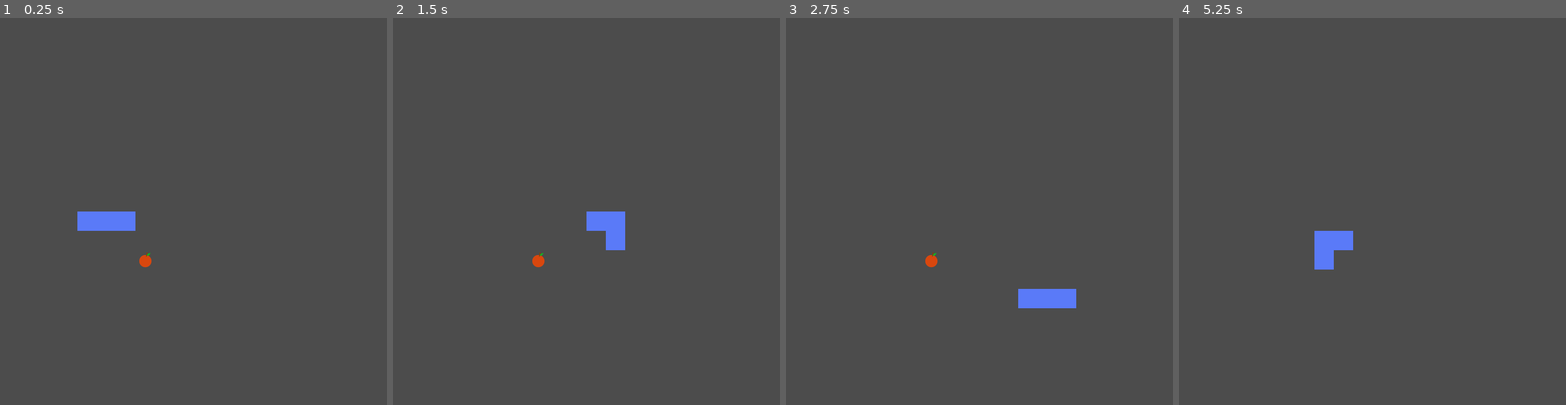
Above: before the commit, frames 1-4 (left to right).
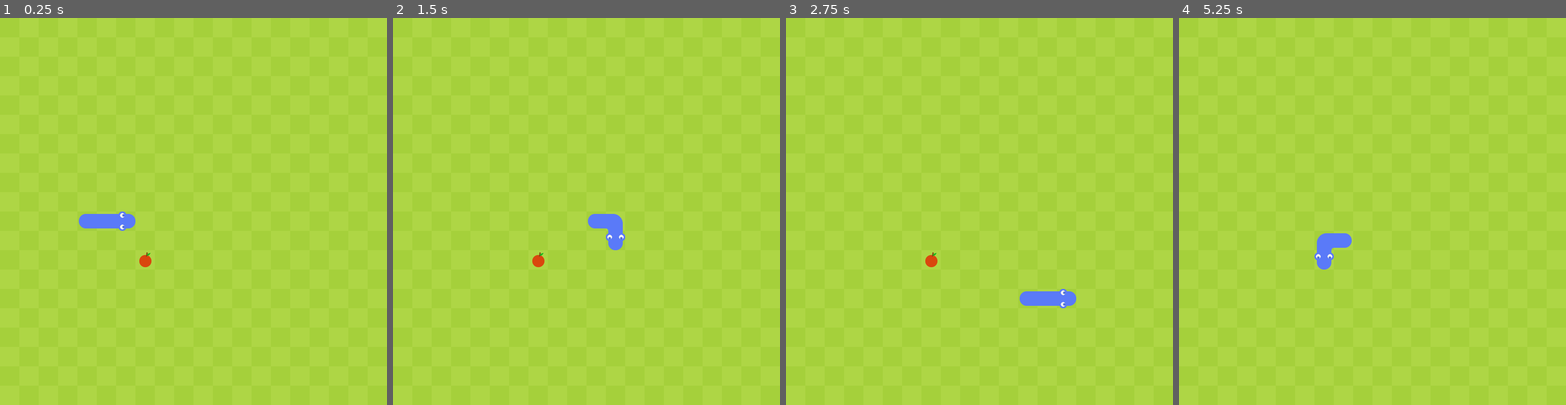
Above: after the commit, the same moments.

Repository: lolzkatXD/Snake
Game: Godot game, scene res://Main/Main.tscn
Same seed, same stepped clock (60 frames per second), same inputs: the game is played once before the commit and once after it. The project has no main scene, so this scene is started directly.
Inputs:
- Up to frame 1 (0.25 s): no input
- Up to frame 2 (1.5 s): hold Right (ui_right) 0.53-1.28 s; hold Down (ui_down) from 1.28 s (still down)
- Up to frame 3 (2.75 s): release Down (ui_down) at 2.03 s; hold Right (ui_right) from 2.03 s (still down)
- Up to frame 4 (5.25 s): release Right (ui_right) at 2.78 s; hold Up (ui_up) 2.78-3.53 s; hold Left (ui_left) 3.53-5.03 s; hold Down (ui_down) from 5.03 s (still down)

The runs differ from the first frame. In frame 1, 99% of the frame differs, in the area x 0-100%, y 0-100%; in frame 2, 99%; in frame 3, 99%; in frame 4, 100%.

Commit message:
snake and bg

Diff:
--- a/Main/Main.gd
+++ b/Main/Main.gd
@@ -2,10 +2,16 @@
 
 const SNAKE = 0
 const APPLE = 1
+
 var apple_position
 var snake_body = [Vector2(5, 10), Vector2(4, 10), Vector2(3, 10)]
 var snake_direction = Vector2(1, 0)
 var add_apple = false
+
+const UP = Vector2(0, -1)
+const RIGHT = Vector2(1, 0)
+const LEFT = Vector2(-1, 0)
+const DOWN = Vector2(0, 1)
 
 func _ready() -> void:
 	apple_position = place_apple()
@@ -23,8 +29,59 @@
 	$SnakeApple.set_cell(apple_position.x, apple_position.y, APPLE)
 
 func draw_snake():
-	for block in snake_body:
-		$SnakeApple.set_cell(block.x, block.y, SNAKE, false, false, false, Vector2(8, 0))
+	for block_index in snake_body.size():
+		var block = snake_body[block_index]
+		if block_index == 0:
+			var head_direction = relation_to(snake_body[0], snake_body[1])
+			if head_direction == "right":
+				$SnakeApple.set_cell(block.x, block.y, SNAKE, true, false, false, Vector2(2,0))
+			if head_direction == "left":
+				$SnakeApple.set_cell(block.x, block.y, SNAKE, false, false, false, Vector2(2,0))
+			if head_direction == "up":
+				$SnakeApple.set_cell(block.x, block.y, SNAKE, false, false, false, Vector2(3,0))
+			if head_direction == "down":
+				$SnakeApple.set_cell(block.x, block.y, SNAKE, false, true, false, Vector2(3,0))
+
+		elif block_index == snake_body.size() - 1:
+			var tail_direction = relation_to(snake_body[-1], snake_body[-2])
+			if tail_direction == "right":
+				$SnakeApple.set_cell(block.x, block.y, SNAKE, false, false, false, Vector2(0,0))
+			if tail_direction == "left":
+				$SnakeApple.set_cell(block.x, block.y, SNAKE, true, false, false, Vector2(0,0))
+			if tail_direction == "up":
+				$SnakeApple.set_cell(block.x, block.y, SNAKE, false, true, false, Vector2(0,1))
+			if tail_direction == "down":
+				$SnakeApple.set_cell(block.x, block.y, SNAKE, false, false, false, Vector2(0,1))
+
+		else:
+			var previous_block = snake_body[block_index + 1] - block
+			var next_block = snake_body[block_index - 1] - block
+
+			if previous_block.y == next_block.y:
+				$SnakeApple.set_cell(block.x, block.y, SNAKE, false, false, false, Vector2(4, 0))
+			elif previous_block.x == next_block.x:
+				$SnakeApple.set_cell(block.x, block.y, SNAKE, false, false, false, Vector2(4, 1))
+			else:
+				if previous_block.x == -1 and next_block.y == -1 or next_block.x == -1 and previous_block.y == -1:
+					$SnakeApple.set_cell(block.x, block.y, SNAKE, true, true, false, Vector2(5, 0))
+				if previous_block.x == -1 and next_block.y == 1 or next_block.x == -1 and previous_block.y == 1:
+					$SnakeApple.set_cell(block.x, block.y, SNAKE, true, false, false, Vector2(5, 0))
+				if previous_block.x == 1 and next_block.y == -1 or next_block.x == 1 and previous_block.y == -1:
+					$SnakeApple.set_cell(block.x, block.y, SNAKE, false, true, false, Vector2(5, 0))
+				if previous_block.x == 1 and next_block.y == 1 or next_block.x == 1 and previous_block.y == 1:
+					$SnakeApple.set_cell(block.x, block.y, SNAKE, false, false, false, Vector2(5, 0))
+
+func relation_to(first_block: Vector2, second_block: Vector2):
+	var block_relation = second_block - first_block
+
+	if block_relation == LEFT:
+		return "left"
+	if block_relation == DOWN:
+		return "down"
+	if block_relation == UP:
+		return "up"
+	if block_relation == RIGHT:
+		return "right"
 
 func move_snake():
 	if add_apple:
@@ -48,17 +105,17 @@
 
 func _input(event: InputEvent) -> void:
 	if Input.is_action_just_pressed("ui_up"):
-		if not snake_direction == Vector2(0, 1):
-			snake_direction = Vector2(0, -1)
+		if not snake_direction == DOWN:
+			snake_direction = UP
 	if Input.is_action_just_pressed("ui_right"):
-		if not snake_direction == Vector2(-1, 0):
-			snake_direction = Vector2(1, 0)
+		if not snake_direction == LEFT:
+			snake_direction = RIGHT
 	if Input.is_action_just_pressed("ui_left"):
-		if not snake_direction == Vector2(1, 0):
-			snake_direction = Vector2(-1, 0)
+		if not snake_direction == RIGHT:
+			snake_direction = LEFT
 	if Input.is_action_just_pressed("ui_down"):
-		if not snake_direction == Vector2(0, -1):
-			snake_direction = Vector2(0, 1)
+		if not snake_direction == UP:
+			snake_direction = DOWN
 
 func check_apple_eaten():
 	if apple_position == snake_body[0]:
--- a/Main/Main.tscn
+++ b/Main/Main.tscn
@@ -1,8 +1,9 @@
-[gd_scene load_steps=5 format=2]
+[gd_scene load_steps=6 format=2]
 
 [ext_resource path="res://Assets/Graphics/Snake_spritesheet.png" type="Texture" id=1]
 [ext_resource path="res://Main/Main.gd" type="Script" id=2]
 [ext_resource path="res://Assets/Graphics/apple.png" type="Texture" id=3]
+[ext_resource path="res://Assets/Graphics/grass.png" type="Texture" id=4]
 
 [sub_resource type="TileSet" id=1]
 0/name = "Snake_spritesheet.png 0"
@@ -51,6 +52,16 @@
 [node name="Main" type="Node"]
 script = ExtResource( 2 )
 
+[node name="Background" type="TextureRect" parent="."]
+anchor_right = 1.0
+anchor_bottom = 1.0
+texture = ExtResource( 4 )
+expand = true
+stretch_mode = 2
+__meta__ = {
+"_edit_use_anchors_": false
+}
+
 [node name="SnakeApple" type="TileMap" parent="."]
 tile_set = SubResource( 1 )
 cell_size = Vector2( 40, 40 )
